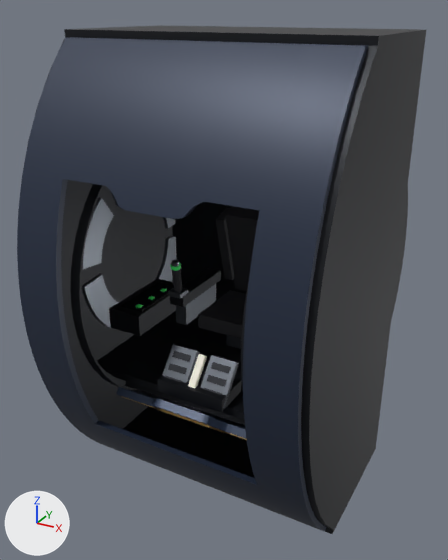
One commit to the glTF model Project/Assets/Models/HubMech/Export/HubMech_Cockpit.gltf: the scene before it, then after it.
Camera for both pictures: a 50 mm lens placed at (2.09, -5.19, 14.25), pointed at (-0.18, -1.06, 12.19). Arrows for +X, +Y and +Z are at lower left; the lights stay in place. The picture after the commit comes second. Vertices at exactly the same position are counted once.

Names of what the first picture shows: 'HubMech_Cockpit'.
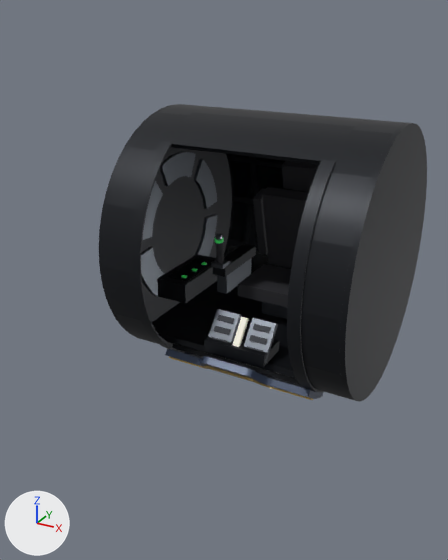
What the commit changed:
me_hubmech_cockpit is used by ob_hubmech_cockpit; location (0.0, -1.165, 12.343).
me_hubmech_cockpit had 10104 vertices, 20086 faces and spanned x -1.1..1.1, y -1.26..1.12, z -1.77..1.77.
me_hubmech_cockpit now has 5618 vertices, 11074 faces and spans x -1.04..1.04, y -1.14..1.12, z -1.13..1.12.
me_hubmech_cockpit part 1: the loose piece of 4486 vertices spanning x -1.1..1.1, y -1.26..0.65, z -1.77..1.77 is deleted.
me_hubmech_cockpit no longer uses material mat_bz_navy (dark blue #293347).
Object 'HubMech_Cockpit' (ob_hubmech_cockpit) moves from (0.0, -1.165, 12.343) to (0.0, -0.465, 12.343).

Boxes (x1, y1, x2, y2) around the edits, measured in the pictures (448 x 560 px):
'HubMech_Cockpit', reshaped, moved (20% narrower, 41% shorter)
    before: (17, 25, 426, 534)
    after: (99, 104, 427, 402)
part 1 of me_hubmech_cockpit, deleted
    before: (17, 25, 426, 534)
